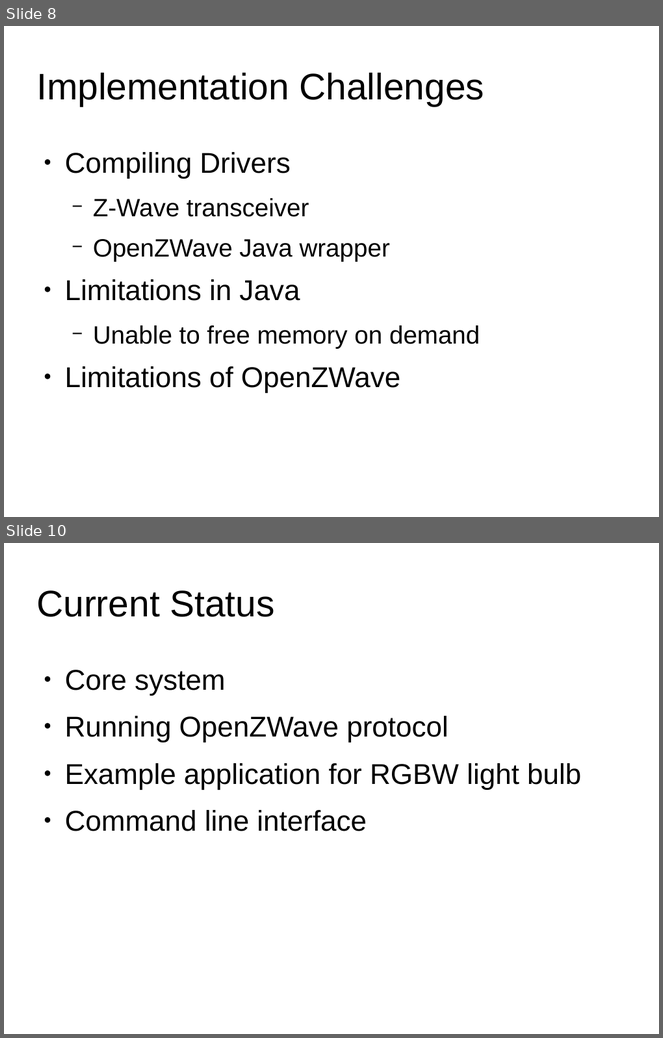
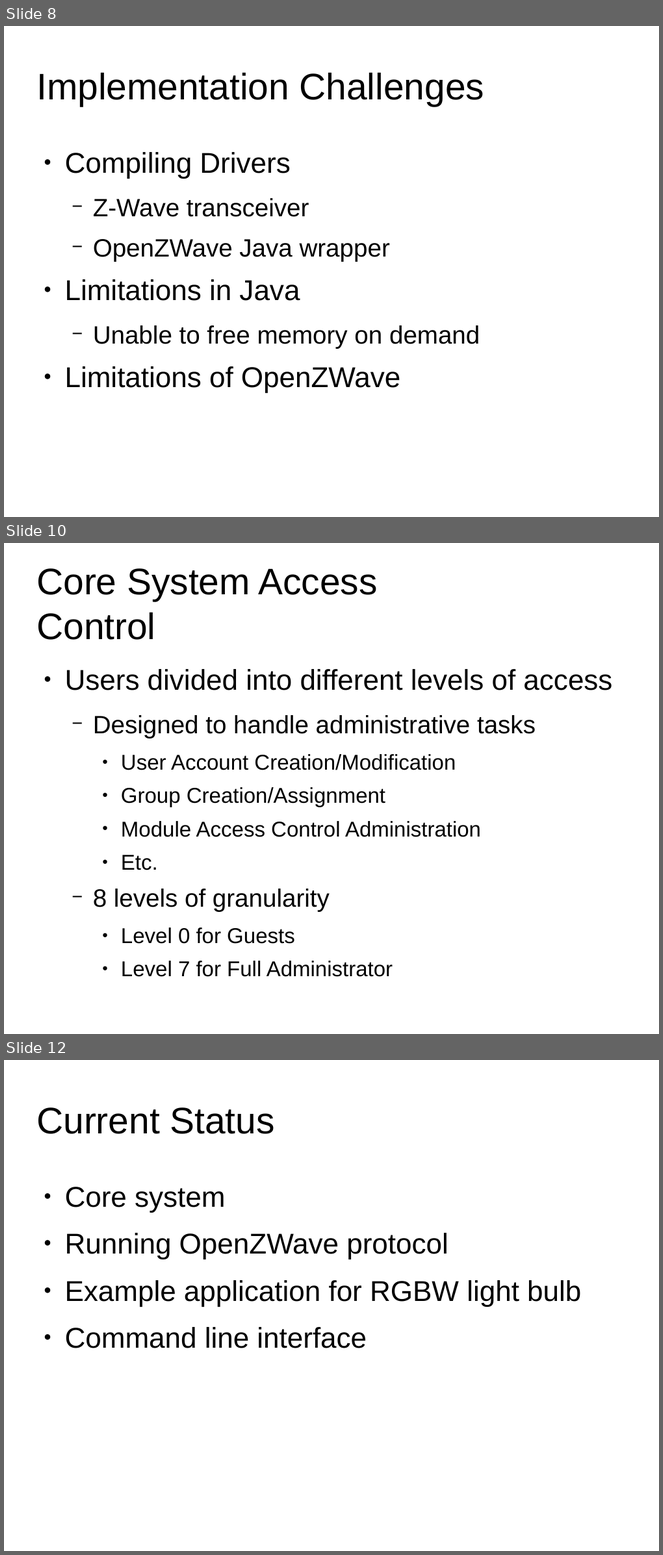
Before and after one commit to 0xCafeDude/crossPlatformAlternativeHomeOS, a slide deck: presentation/presentation.odp. Shown one above the other, each under a label of ours: slides 8 and 10 before the commit, slides 8, 10 and 12 after it; the slides between them are not shown. The pictures are 663x1038 and 663x1555 pixels, drawn with LibreOffice and Linux fonts; fonts in the diff are those of the drawing; background and template pictures are left out. Boxes give left, top, right and bottom in pixels: in the first picture for what was removed or moved away, otherwise in the second. Text is boxed around its words. In the diff, an @@ line names an element or a change of style, - is before the commit and + after.

```diff
--- a/presentation/presentation.odp
+++ b/presentation/presentation.odp
@@ slide 10 added at bbox=[4, 543, 659, 1034], background #FFFFFF @@
@@ title added at bbox=[36, 568, 377, 640], 44.8 pt, text #000000 @@
+Core System Access Control
@@ text added at bbox=[65, 669, 612, 977], 26 pt, text #000000 @@
+● Users divided into different levels of access
+  − Designed to handle administrative tasks
+    ● User Account Creation/Modification
+    ● Group Creation/Assignment
+    ● Module Access Control Administration
+    ● Etc.
+  − 8 levels of granularity
+    ● Level 0 for Guests
+    ● Level 7 for Full Administrator
@@ what was slide 10 is now slide 12 @@
```
Also in this commit, not shown: 1 slide changed, 2 other slides added, 1 slide removed.
